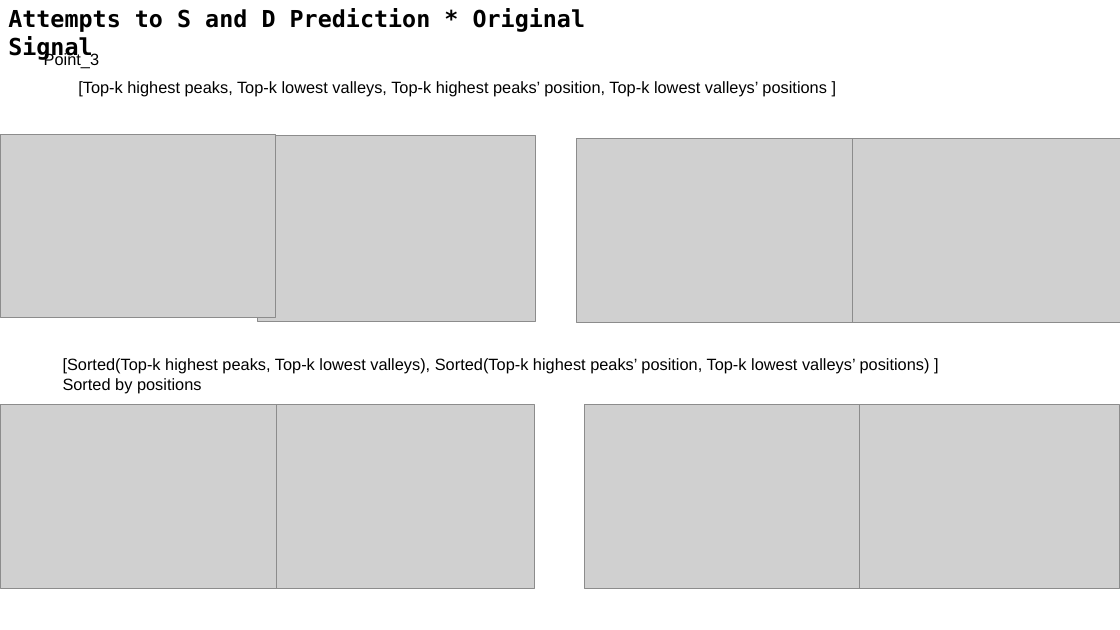
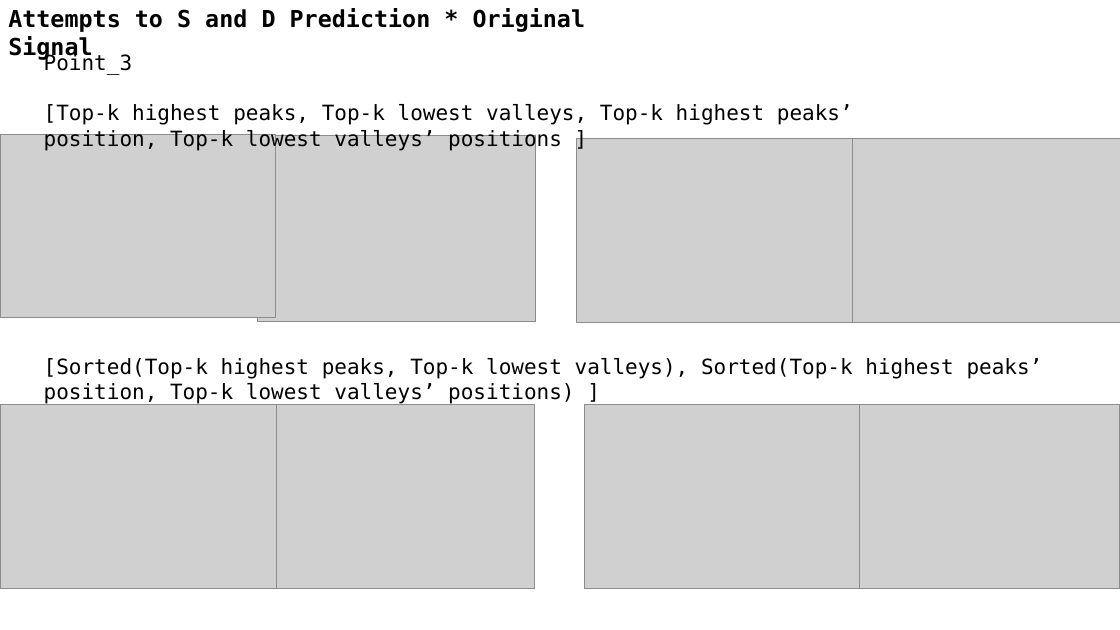
Before and after one commit to A-Big-Tortoise/Presentation, a slide deck: slide 14 of Presentation_0129_JiayuChen.pptx. Drawn at 1120x630 pixels with LibreOffice and Linux fonts; fonts in the diff are those of the drawing; grey boxes stand for pictures. Boxes give left, top, right and bottom in pixels: in the first picture for what was removed or moved away, otherwise in the second. Text is boxed around its words. In the diff, an @@ line names an element or a change of style, - is before the commit and + after.

```diff
--- a/Presentation_0129_JiayuChen.pptx
+++ b/Presentation_0129_JiayuChen.pptx
@@ text "Point_3": place and size @@
-text "Point_3" at bbox=[78, 81, 827, 97]
+text "Point_3" at bbox=[44, 53, 853, 151]
@@ text at bbox=[44, 53, 132, 75]: paragraph added @@
+Point_3
@@ text removed at bbox=[44, 52, 99, 69] @@
-Point_3
@@ text at bbox=[44, 104, 853, 151]: size 14 to 18 pt, font Arial to DejaVu Sans Mono @@
@@ text "[Sorted(Top-k highest peaks, Top-k lowest ...": place and size @@
-text "[Sorted(Top-k highest peaks, Top-k lowest ..." at bbox=[63, 358, 930, 393]
+text "[Sorted(Top-k highest peaks, Top-k lowest ..." at bbox=[44, 358, 1043, 404]
@@ text "[Sorted(Top-k highest peaks, Top-k lowest ..." at bbox=[44, 358, 1043, 404]: size 14 to 18 pt, font Arial to DejaVu Sans Mono @@
@@ text at bbox=[63, 378, 202, 393]: paragraph removed @@
-Sorted by positions
```
Also in this commit, not shown: 14 other slides changed, 1 slide added.
